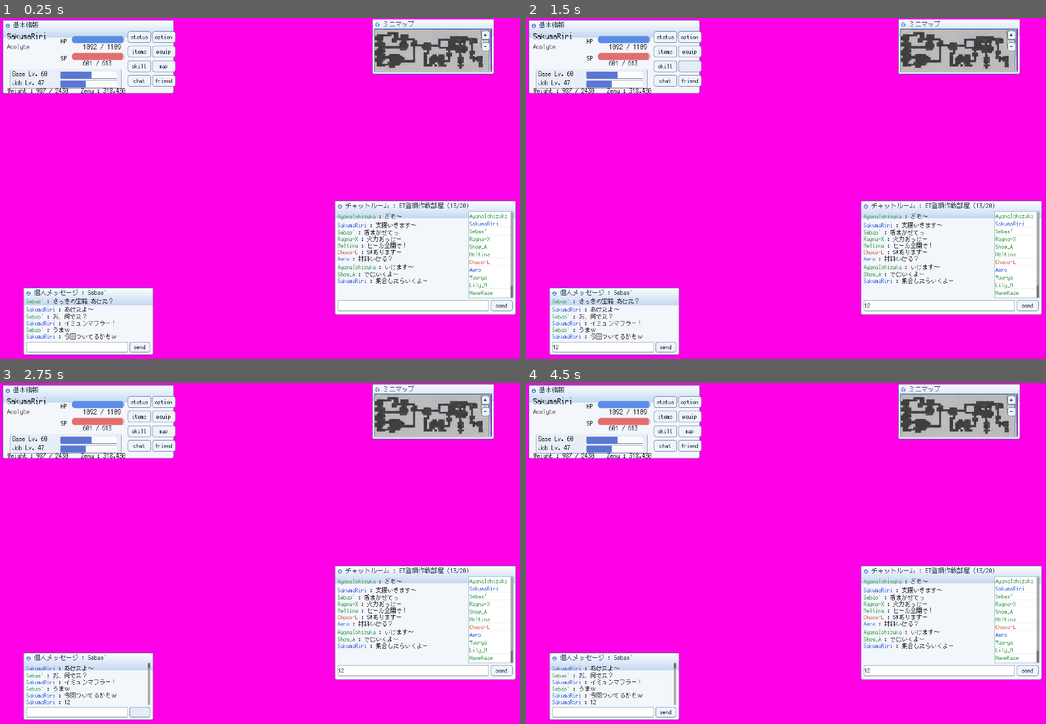
Above: before the commit, frames 1-4 (two rows, left to right).
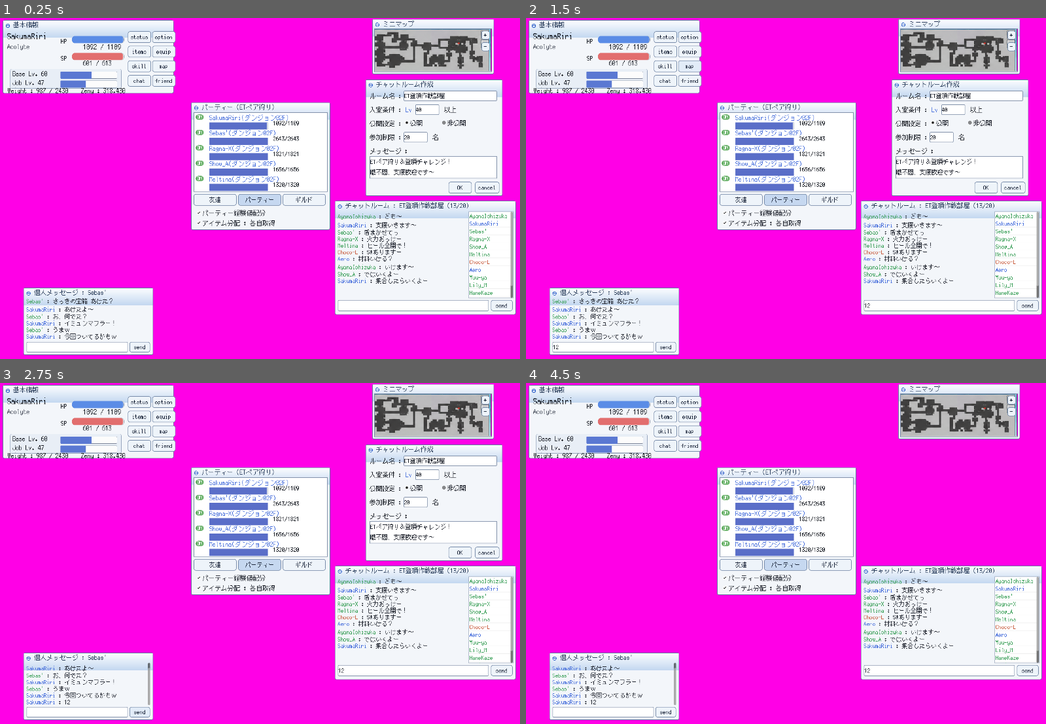
Above: after the commit, the same moments.

Repository: Reid-Surmeier/Qwen-3-pro-Pipeline
Game: Godot game, scene res://main.tscn
Two runs of this game, one before a commit and one after it. Both use one fixed random seed, a clock stepped at 60 frames per second and the inputs below.
Inputs (mouse positions are in pixels of both pictures, inside the frame that each line leads up to):
- Up to frame 1 (0.25 s): no input
- Up to frame 2 (1.5 s): click (604, 348) at 0.52 s; type "12" at 0.6 s; click (936, 304) at 0.75 s; type "12" at 0.83 s; click "map" at 1.25 s
- Up to frame 3 (2.75 s): click "send" at 2 s
- Up to frame 4 (4.5 s): click (942, 488) at 2.75 s, where only the run after the commit has a clickable "公開"; click (978, 488) at 3.5 s, where only the run after the commit has a clickable "非公開"; click (1014, 553) at 4.25 s, where only the run after the commit has a clickable "cancel"

The runs differ from the first frame. In frame 1, 19% of the frame differs, in the area x 36-97%, y 18-63%; in frame 2, 19%; in frame 3, 19%, in the area x 25-97%, y 18-98%; in frame 4, 10%.

Commit message:
feat: add create-room form and party windows; fix control-state text colors
Milestone #86 round 4: CreateRoomWindow (validated OK emit, exclusive
radios, cancel hides) and PartyWindow (five ON rows with live HP bars,
exclusive tab strip, stateful checkboxes). 36/36 engine contracts; the
captured-frame vision pass caught washed-out pressed-state label colors,
now pinned across all button/checkbox/radio states.

Co-Authored-By: Claude Fable 5 <noreply@anthropic.com>
Claude-Session: https://claude.ai/code/session_013699SSEJFsgM1JypqXnbnL

Diff:
--- /dev/null
+++ b/godot/scripts/create_room_window.gd
@@ -0,0 +1,119 @@
+class_name CreateRoomWindow
+extends ReplicaWindow
+## チャットルーム作成 — the room-creation form: room name, level condition,
+## public/private radio, member limit, message body, OK/cancel. Submitting
+## with 公開 creates a room via a signal the desktop can route.
+
+signal room_created(config: Dictionary)
+
+var room_name_edit: LineEdit
+var level_edit: LineEdit
+var public_radio: CheckBox
+var private_radio: CheckBox
+var limit_edit: LineEdit
+var message_edit: TextEdit
+var ok_button: Button
+var cancel_button: Button
+
+
+func _init() -> void:
+	title_text = "チャットルーム作成"
+	window_size = Vector2(517, 440)
+
+
+func _build_body() -> void:
+	body.add_child(make_label("ルーム名 :", Vector2(12, 14), 24))
+	room_name_edit = _edit(Vector2(140, 8), Vector2(352, 40), "ET登頂作戦部屋")
+	room_name_edit.name = "RoomName"
+	body.add_child(room_name_edit)
+
+	body.add_child(make_label("入室条件 :", Vector2(12, 66), 24))
+	body.add_child(make_label("Lv", Vector2(148, 66), 24, Color8(70, 110, 220)))
+	level_edit = _edit(Vector2(184, 60), Vector2(90, 40), "40")
+	level_edit.name = "LevelEdit"
+	body.add_child(level_edit)
+	body.add_child(make_label("以上", Vector2(292, 66), 24))
+
+	body.add_child(make_label("公開設定 :", Vector2(12, 118), 24))
+	var group := ButtonGroup.new()
+	public_radio = _radio("公開", Vector2(140, 112), group, true)
+	public_radio.name = "PublicRadio"
+	body.add_child(public_radio)
+	private_radio = _radio("非公開", Vector2(280, 112), group, false)
+	private_radio.name = "PrivateRadio"
+	body.add_child(private_radio)
+
+	body.add_child(make_label("参加制限 :", Vector2(12, 170), 24))
+	limit_edit = _edit(Vector2(140, 164), Vector2(90, 40), "20")
+	limit_edit.name = "LimitEdit"
+	body.add_child(limit_edit)
+	body.add_child(make_label("名", Vector2(248, 170), 24))
+
+	body.add_child(make_label("メッセージ :", Vector2(12, 222), 24))
+	message_edit = TextEdit.new()
+	message_edit.name = "MessageEdit"
+	message_edit.position = Vector2(12, 256)
+	message_edit.size = Vector2(480, 84)
+	message_edit.text = "ETペア狩り＆登頂チャレンジ！\n職不問、支援歓迎です〜"
+	message_edit.add_theme_font_size_override("font_size", 22)
+	var tsb := StyleBoxFlat.new()
+	tsb.bg_color = Color8(255, 255, 255)
+	tsb.border_color = Color8(130, 145, 170)
+	tsb.set_border_width_all(2)
+	message_edit.add_theme_stylebox_override("normal", tsb)
+	message_edit.add_theme_stylebox_override("focus", tsb)
+	message_edit.add_theme_color_override("font_color", Color8(30, 34, 44))
+	body.add_child(message_edit)
+
+	ok_button = make_side_button("OK", Vector2(body.size.x - 200, 352), Vector2(88, 44))
+	ok_button.name = "OkButton"
+	ok_button.pressed.connect(_on_ok)
+	body.add_child(ok_button)
+	cancel_button = make_side_button("cancel", Vector2(body.size.x - 100, 352), Vector2(92, 44))
+	cancel_button.name = "CancelButton"
+	cancel_button.pressed.connect(func(): visible = false)
+	body.add_child(cancel_button)
+
+
+func _on_ok() -> void:
+	var config := {
+		"name": room_name_edit.text.strip_edges(),
+		"min_level": int(level_edit.text) if level_edit.text.is_valid_int() else 0,
+		"public": public_radio.button_pressed,
+		"limit": int(limit_edit.text) if limit_edit.text.is_valid_int() else 0,
+		"message": message_edit.text,
+	}
+	if config["name"].is_empty() or config["limit"] <= 0:
+		return
+	room_created.emit(config)
+
+
+func _edit(pos: Vector2, size_: Vector2, text: String) -> LineEdit:
+	var edit := LineEdit.new()
+	edit.position = pos
+	edit.size = size_
+	edit.text = text
+	edit.add_theme_font_size_override("font_size", 22)
+	var sb := StyleBoxFlat.new()
+	sb.bg_color = Color8(255, 255, 255)
+	sb.border_color = Color8(130, 145, 170)
+	sb.set_border_width_all(2)
+	sb.set_corner_radius_all(4)
+	edit.add_theme_stylebox_override("normal", sb)
+	edit.add_theme_stylebox_override("focus", sb)
+	edit.add_theme_color_override("font_color", Color8(30, 34, 44))
+	edit.add_theme_color_override("caret_color", Color8(30, 34, 44))
+	return edit
+
+
+func _radio(text: String, pos: Vector2, group: ButtonGroup, pressed: bool) -> CheckBox:
+	var radio := CheckBox.new()
+	radio.text = text
+	radio.position = pos
+	radio.button_group = group
+	radio.button_pressed = pressed
+	radio.add_theme_font_size_override("font_size", 24)
+	for state in ["font_color", "font_pressed_color", "font_hover_color",
+			"font_hover_pressed_color", "font_focus_color"]:
+		radio.add_theme_color_override(state, Color8(30, 34, 44))
+	return radio
--- a/godot/scripts/main.gd
+++ b/godot/scripts/main.gd
@@ -8,6 +8,8 @@
 	"MinimapWindow": Vector2(1403, 4),
 	"PmWindow": Vector2(88, 1018),
 	"ChatRoomWindow": Vector2(1262, 690),
+	"CreateRoomWindow": Vector2(1378, 232),
+	"PartyWindow": Vector2(720, 318),
 }
 
 
@@ -27,7 +29,7 @@
 	desktop.set_anchors_and_offsets_preset(Control.PRESET_FULL_RECT)
 	add_child(desktop)
 
-	for entry in [[StatusWindow, "StatusWindow"], [MinimapWindow, "MinimapWindow"], [PmWindow, "PmWindow"], [ChatRoomWindow, "ChatRoomWindow"]]:
+	for entry in [[StatusWindow, "StatusWindow"], [MinimapWindow, "MinimapWindow"], [PmWindow, "PmWindow"], [ChatRoomWindow, "ChatRoomWindow"], [CreateRoomWindow, "CreateRoomWindow"], [PartyWindow, "PartyWindow"]]:
 		var win: ReplicaWindow = entry[0].new()
 		win.name = entry[1]
 		win.position = WINDOW_LAYOUT[entry[1]]
--- /dev/null
+++ b/godot/scripts/party_window.gd
@@ -0,0 +1,128 @@
+class_name PartyWindow
+extends ReplicaWindow
+## パーティー (ETペア狩り) — member rows with ON badges and HP bars, the
+## 友達/パーティー/ギルド tab strip, and the two stateful checkboxes.
+
+var party_name := "ETペア狩り"
+var members := [
+	{"name": "SakumaRiri", "map": "ダンジョン02F", "hp": 1092, "hp_max": 1109},
+	{"name": "Sebas'", "map": "ダンジョン02F", "hp": 2643, "hp_max": 2643},
+	{"name": "Ragna-X", "map": "ダンジョン02F", "hp": 1821, "hp_max": 1821},
+	{"name": "Show_A", "map": "ダンジョン02F", "hp": 1656, "hp_max": 1656},
+	{"name": "Meltina", "map": "ダンジョン02F", "hp": 1320, "hp_max": 1320},
+]
+var rows := []
+var exp_share_check: CheckBox
+var item_share_check: CheckBox
+var tabs := {}
+
+
+func _init() -> void:
+	title_text = "パーティー (ETペア狩り)"
+	window_size = Vector2(525, 482)
+
+
+func _build_body() -> void:
+	var list := Panel.new()
+	list.name = "MemberList"
+	list.position = Vector2(6, 4)
+	list.size = Vector2(body.size.x - 12, 300)
+	var sb := StyleBoxFlat.new()
+	sb.bg_color = Color8(255, 255, 255)
+	sb.border_color = Color8(130, 145, 170)
+	sb.set_border_width_all(2)
+	list.add_theme_stylebox_override("panel", sb)
+	body.add_child(list)
+
+	for i in members.size():
+		var m: Dictionary = members[i]
+		var row := Control.new()
+		row.name = "Row%d" % i
+		row.position = Vector2(8, 6 + i * 58)
+		row.size = Vector2(list.size.x - 40, 56)
+		var badge := Label.new()
+		badge.text = "ON"
+		badge.position = Vector2(0, 6)
+		badge.add_theme_font_size_override("font_size", 18)
+		badge.add_theme_color_override("font_color", Color8(255, 255, 255))
+		var bsb := StyleBoxFlat.new()
+		bsb.bg_color = Color8(90, 170, 90)
+		bsb.set_corner_radius_all(10)
+		bsb.content_margin_left = 6.0
+		bsb.content_margin_right = 6.0
+		var badge_panel := PanelContainer.new()
+		badge_panel.position = Vector2(0, 2)
+		badge_panel.add_theme_stylebox_override("panel", bsb)
+		badge_panel.add_child(badge)
+		row.add_child(badge_panel)
+		var name_label := make_label("%s(%s)" % [m["name"], m["map"]], Vector2(52, 0), 24,
+			Color8(70, 110, 220))
+		row.add_child(name_label)
+		var bar := ProgressBar.new()
+		bar.name = "HpBar"
+		bar.position = Vector2(52, 32)
+		bar.size = Vector2(220, 14)
+		bar.max_value = m["hp_max"]
+		bar.value = m["hp"]
+		bar.show_percentage = false
+		var bg := StyleBoxFlat.new()
+		bg.bg_color = Color8(240, 242, 246)
+		bg.border_color = Color8(150, 160, 180)
+		bg.set_border_width_all(1)
+		var fg := StyleBoxFlat.new()
+		fg.bg_color = Color8(90, 110, 200)
+		bar.add_theme_stylebox_override("background", bg)
+		bar.add_theme_stylebox_override("fill", fg)
+		row.add_child(bar)
+		var hp_label := make_label("%d/%d" % [m["hp"], m["hp_max"]], Vector2(292, 22), 22)
+		hp_label.name = "HpLabel"
+		row.add_child(hp_label)
+		list.add_child(row)
+		rows.append(row)
+
+	var tab_strip := Control.new()
+	tab_strip.name = "TabStrip"
+	tab_strip.position = Vector2(6, 312)
+	tab_strip.size = Vector2(body.size.x - 12, 46)
+	body.add_child(tab_strip)
+	var tab_names := ["友達", "パーティー", "ギルド"]
+	for i in tab_names.size():
+		var tab := make_side_button(tab_names[i], Vector2(i * 168, 0), Vector2(162, 44))
+		tab.name = "Tab" + str(i)
+		tab.toggle_mode = true
+		tab.button_pressed = tab_names[i] == "パーティー"
+		tab.pressed.connect(_on_tab.bind(tab_names[i]))
+		tab_strip.add_child(tab)
+		tabs[tab_names[i]] = tab
+
+	exp_share_check = _check("パーティー経験値配分", Vector2(14, 366), true)
+	exp_share_check.name = "ExpShare"
+	body.add_child(exp_share_check)
+	item_share_check = _check("アイテム分配 : 各自取得", Vector2(14, 404), true)
+	item_share_check.name = "ItemShare"
+	body.add_child(item_share_check)
+
+
+func set_member_hp(index: int, hp: int) -> void:
+	var m: Dictionary = members[index]
+	m["hp"] = clampi(hp, 0, m["hp_max"])
+	var row: Control = rows[index]
+	row.get_node("HpBar").value = m["hp"]
+	row.get_node("HpLabel").text = "%d/%d" % [m["hp"], m["hp_max"]]
+
+
+func _on_tab(tab_name: String) -> void:
+	for key in tabs:
+		tabs[key].button_pressed = key == tab_name
+
+
+func _check(text: String, pos: Vector2, pressed: bool) -> CheckBox:
+	var box := CheckBox.new()
+	box.text = text
+	box.position = pos
+	box.button_pressed = pressed
+	box.add_theme_font_size_override("font_size", 24)
+	for state in ["font_color", "font_pressed_color", "font_hover_color",
+			"font_hover_pressed_color", "font_focus_color"]:
+		box.add_theme_color_override(state, Color8(30, 34, 44))
+	return box
--- a/godot/scripts/replica_window.gd
+++ b/godot/scripts/replica_window.gd
@@ -156,6 +156,8 @@
 	button.add_theme_stylebox_override("normal", sb)
 	button.add_theme_stylebox_override("pressed", sb_pressed)
 	button.add_theme_stylebox_override("hover", sb_hover)
-	button.add_theme_color_override("font_color", Color8(30, 40, 60))
+	for state in ["font_color", "font_pressed_color", "font_hover_color",
+			"font_hover_pressed_color", "font_focus_color"]:
+		button.add_theme_color_override(state, Color8(30, 40, 60))
 	button.add_theme_font_size_override("font_size", 22)
 	return button
--- a/godot/tests/run_contracts.gd
+++ b/godot/tests/run_contracts.gd
@@ -125,6 +125,45 @@
 			and room.title_text.contains("(14/20)"), room.title_text)
 		check("chatroom-join-dup-rejected", not room.join("Newcomer"))
 
+	# Create-room contracts.
+	var form = main.get_node_or_null("CreateRoomWindow")
+	check("createroom-exists", form != null)
+	if form:
+		var got: Array = []
+		form.room_created.connect(func(cfg): got.append(cfg))
+		form._on_ok()
+		check("createroom-ok-emits", got.size() == 1 \
+			and got[0]["name"] == "ET登頂作戦部屋" and got[0]["min_level"] == 40 \
+			and got[0]["public"] and got[0]["limit"] == 20, str(got))
+		form.room_name_edit.text = ""
+		form._on_ok()
+		check("createroom-empty-name-rejected", got.size() == 1)
+		form.room_name_edit.text = "ET登頂作戦部屋"
+		form.private_radio.button_pressed = true
+		check("createroom-radio-exclusive", not form.public_radio.button_pressed)
+		form.public_radio.button_pressed = true
+		form.cancel_button.emit_signal("pressed")
+		check("createroom-cancel-hides", not form.visible)
+		form.visible = true
+
+	# Party contracts.
+	var party = main.get_node_or_null("PartyWindow")
+	check("party-exists", party != null)
+	if party:
+		check("party-five-rows", party.rows.size() == 5, str(party.rows.size()))
+		party.set_member_hp(0, 500)
+		check("party-hp-live", int(party.rows[0].get_node("HpBar").value) == 500 \
+			and party.rows[0].get_node("HpLabel").text == "500/1109")
+		party.set_member_hp(0, 1092)
+		var was: bool = party.exp_share_check.button_pressed
+		party.exp_share_check.button_pressed = not was
+		check("party-checkbox-toggles", party.exp_share_check.button_pressed != was)
+		party.exp_share_check.button_pressed = was
+		party._on_tab("ギルド")
+		check("party-tab-exclusive", party.tabs["ギルド"].button_pressed \
+			and not party.tabs["パーティー"].button_pressed)
+		party._on_tab("パーティー")
+
 	_finish()
 
 
Not shown, added: godot/scripts/create_room_window.gd.uid
Not shown, added: godot/scripts/party_window.gd.uid
